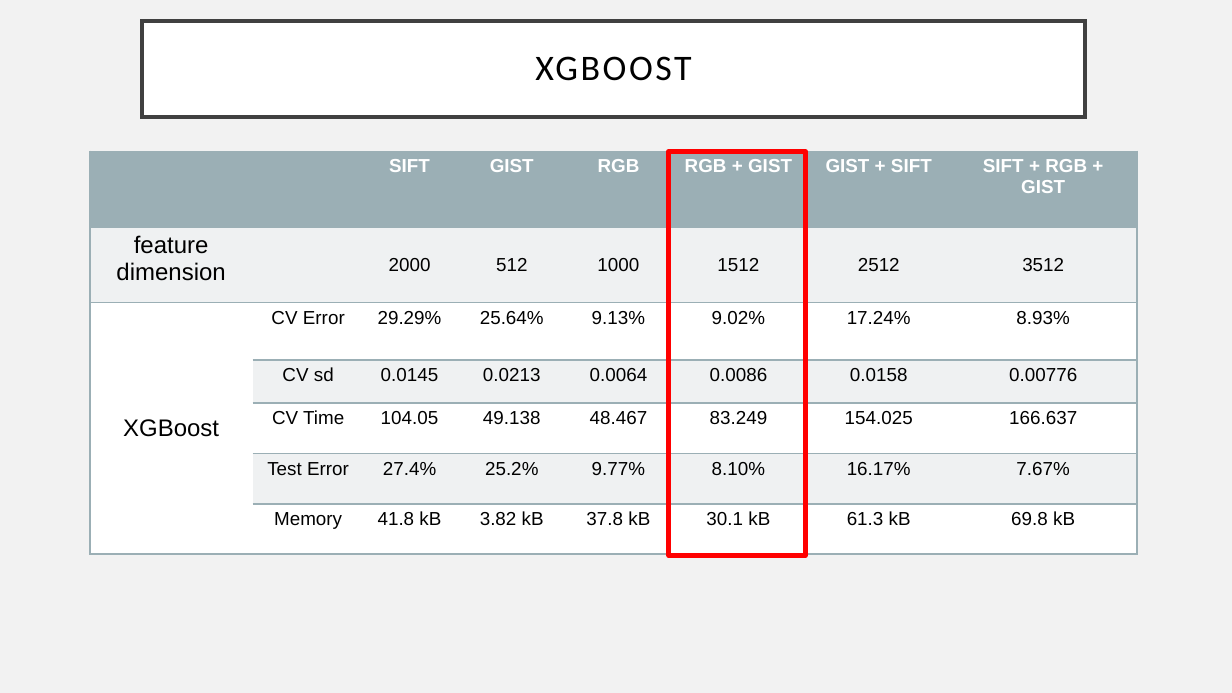
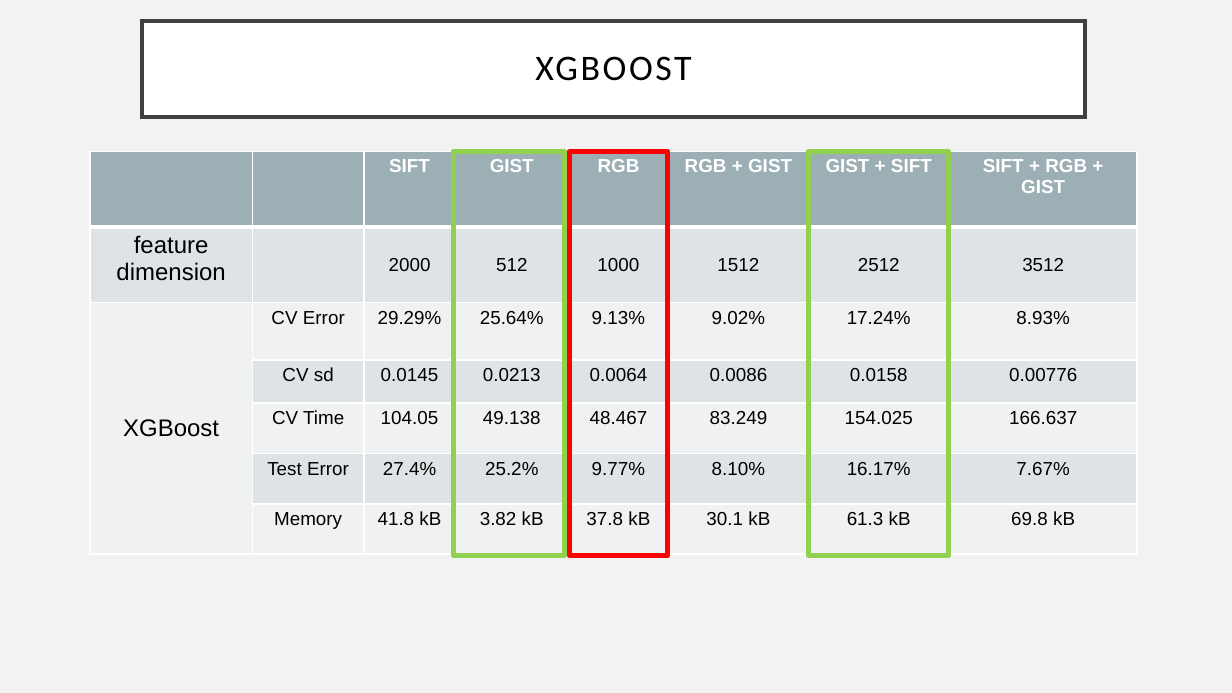
Before and after one commit to JingyiWang3/Predictive-Analytics-on-Image-Data, a slide deck: slide 17 of doc/Group9_Presentation.pptx. Drawn at 1232x693 pixels with LibreOffice and Linux fonts; fonts in the diff are those of the drawing. Boxes give left, top, right and bottom in pixels: in the first picture for what was removed or moved away, otherwise in the second. Text is boxed around its words. In the diff, an @@ line names an element or a change of style, - is before the commit and + after.

Commit message:
presentation

```diff
--- a/doc/Group9_Presentation.pptx
+++ b/doc/Group9_Presentation.pptx
@@ table at [90, 152, 1136, 556] @@
@@ fill #EFF2F3 to #DEE3E5 in 22 cells @@
@@ fill #FFFFFF to #EFF2F3 in 22 cells @@
@@ borders changed @@
@@ rectangle added at [453, 152, 564, 556], outline #92D050 2.75 pt @@
@@ rectangle: place and size @@
-rectangle at [669, 152, 806, 556]
+rectangle at [569, 152, 668, 556]
@@ rectangle added at [808, 152, 949, 556], outline #92D050 2.75 pt @@
```
Also in this commit, not shown: 3 other slides changed, 3 other files.
